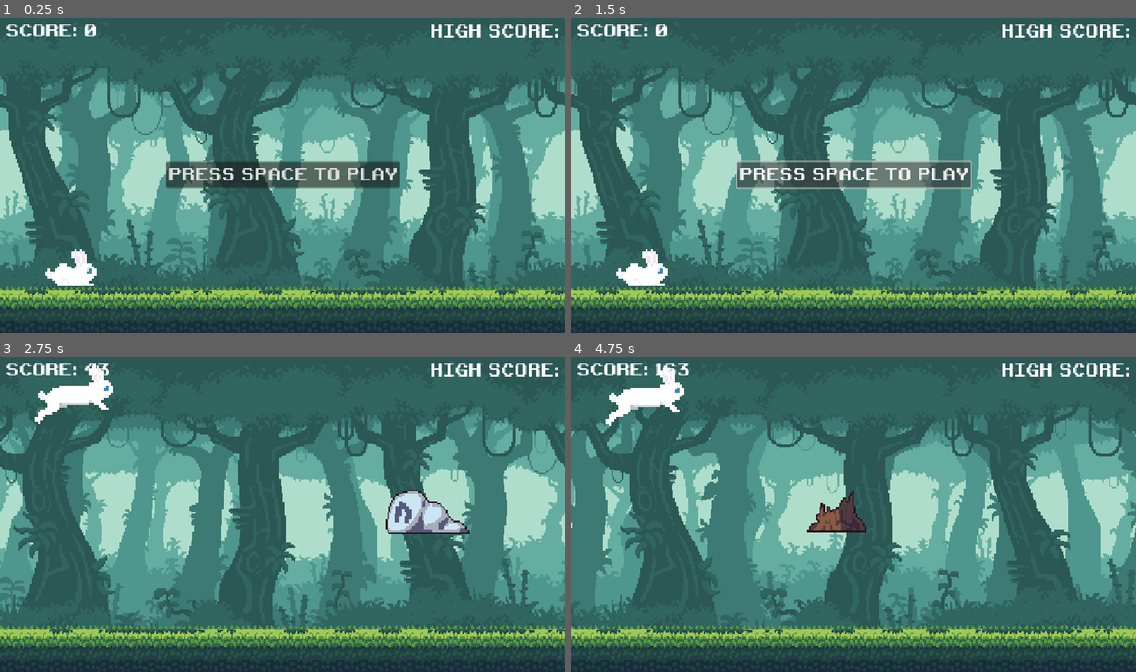
Above: before the commit, frames 1-4 (two rows, left to right).
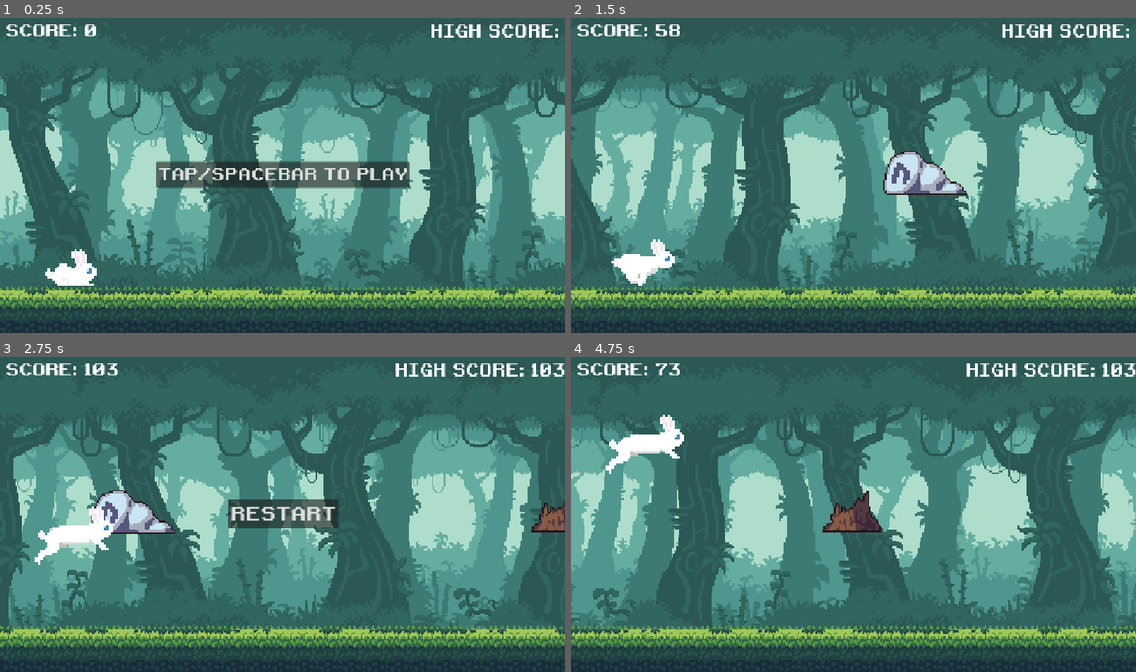
Above: after the commit, the same moments.

Repository: akshithP/rabbit-race
Game: Godot game, scene res://scenes/main.tscn
The game is run twice, just before and just after one commit, with the same random seed, the same clock (stepped at 60 frames per second) and the same inputs.
Inputs (mouse positions are in pixels of both pictures, inside the frame that each line leads up to):
- Up to frame 1 (0.25 s): no input
- Up to frame 2 (1.5 s): click "PRESS SPACE TO PLAY" (after the commit: "TAP/SPACEBAR TO PLAY") at 0.5 s; click (853, 175) at 1.25 s, where only the run before the commit has a clickable "PRESS SPACE TO PLAY"
- Up to frame 3 (2.75 s): tap Enter (ui_accept) at 2, 2.1 s; move the mouse to (406, 498) at 2.02 s; click (406, 498) at 2.17 s; tap Space (jump) at 2.27, 2.3, 2.57 s
- Up to frame 4 (4.75 s): click (853, 514) at 2.75 s, where only the run after the commit has a clickable "RESTART"; click (853, 514) at 3.5 s, where only the run after the commit has a clickable "TAP/SPACEBAR TO PLAY"; move the mouse to (740, 530) at 4.27 s; tap Space (jump) at 4.35, 4.52 s; tap Enter (ui_accept) at 4.55 s

The runs differ from the first frame. In frame 1, 1.4% of the frame differs, in the area x 27-73%, y 45-55%; in frame 2, 50%; in frame 3, 51%, in the area x 0-100%, y 2-93%; in frame 4, 46%.

Commit message:
Implemented touch controls for mobile gameplay, updated HUD text for clarity, and adjusted Godot configuration file for asset size changes.

Diff:
--- a/scenes/hud.tscn
+++ b/scenes/hud.tscn
@@ -46,4 +46,4 @@
 grow_vertical = 2
 theme_override_fonts/font = ExtResource("1_ahhtf")
 theme_override_font_sizes/font_size = 35
-text = "PRESS SPACE TO PLAY"
+text = "TAP/SPACEBAR TO PLAY"
--- a/scenes/main.gd
+++ b/scenes/main.gd
@@ -12,6 +12,10 @@
 # Fallback obstacle creation (for HTML5 compatibility)
 var obstacle_textures := []
 var use_fallback := false
+
+# Touch controls
+var touch_start_pos := Vector2.ZERO
+var touch_active := false
 
 # const
 const RABBIT_START = Vector2i(150, 485)
@@ -121,6 +125,22 @@
 	$HUD.get_node("Play").show()
 	$GameOver.hide()
 
+# Handle touch input
+func _input(event):
+	if event is InputEventScreenTouch:
+		if event.pressed:
+			# Touch started
+			touch_start_pos = event.position
+			touch_active = true
+
+			# Start game if not running
+			if not game_running:
+				game_running = true
+				$HUD.get_node("Play").hide()
+		else:
+			# Touch ended
+			touch_active = false
+
 # Called every frame. 'delta' is the elapsed time since the previous frame.
 func _process(delta: float) -> void:
 	if game_running:
@@ -147,7 +167,8 @@
 				remove_obs(obs)
 
 	else:
-		if Input.is_action_just_pressed("ui_accept"):
+		# Check for keyboard input (for desktop) or touch input (for mobile)
+		if Input.is_action_just_pressed("ui_accept") or touch_active:
 			game_running = true
 			$HUD.get_node("Play").hide()
 
--- a/scenes/rabbit.gd
+++ b/scenes/rabbit.gd
@@ -3,6 +3,10 @@
 const GRAVITY : int = 4200
 const JUMP_SPEED : int = -1800
 const FAST_FALL_SPEED : int = 3000  # Speed for fast falling
+
+# Touch controls
+var touch_start_pos := Vector2.ZERO
+var touch_active := false
 
 # Called every frame. 'delta' is the elapsed time since the previous frame.
 func _physics_process(delta):
@@ -13,7 +17,7 @@
 			$AnimatedSprite2D.play("idle")
 		else:
 			$RunCol.disabled = false
-			if Input.is_action_just_pressed("jump"):
+			if Input.is_action_just_pressed("jump") or touch_active:
 				velocity.y = JUMP_SPEED
 				$JumpSound.play()
 			else:
@@ -27,3 +31,14 @@
 			$AnimatedSprite2D.play("jumping")
 
 	move_and_slide()
+
+# Handle touch input for jumping
+func _input(event):
+	if event is InputEventScreenTouch:
+		if event.pressed:
+			# Touch started - jump
+			touch_start_pos = event.position
+			touch_active = true
+		else:
+			# Touch ended
+			touch_active = false
Not shown, changed: docs/index.html
Not shown, changed: docs/index.pck
